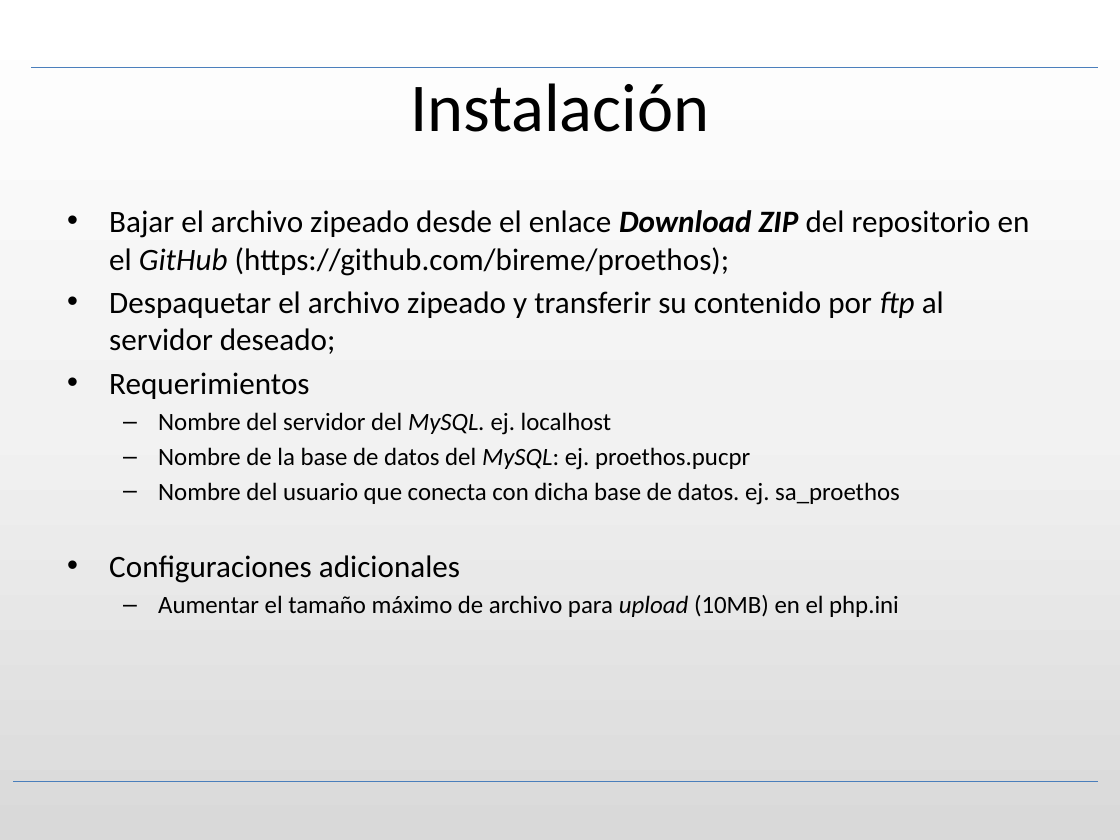
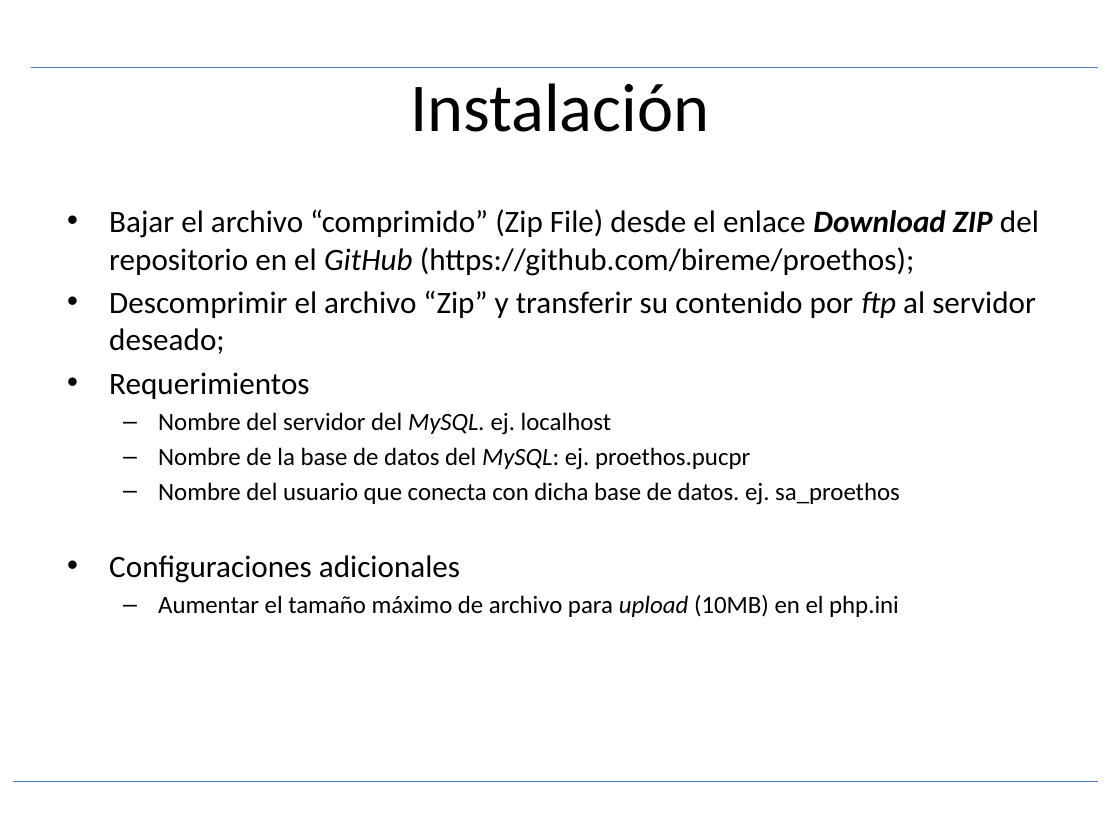
Before and after one commit to bireme/proethos, a slide deck: slide 4 of _documents/presentation/ProEthos - es_ES - v0.14.52.pptx. Drawn at 1120x840 pixels with LibreOffice and Linux fonts; fonts in the diff are those of the drawing; background and template pictures are left out. Boxes give left, top, right and bottom in pixels: in the first picture for what was removed or moved away, otherwise in the second. Text is boxed around its words. In the diff, an @@ line names an element or a change of style, - is before the commit and + after.

```diff
--- a/_documents/presentation/ProEthos - es_ES - v0.14.52.pptx
+++ b/_documents/presentation/ProEthos - es_ES - v0.14.52.pptx
@@ background gradient #FFFFFF to #F2F2F2 to #D9D9D9 to #FFFFFF @@
@@ text at (x1=109, y1=209, x2=1039, y2=354): text changed @@
-• Bajar el archivo zipeado desde el enlace Download ZIP del repositorio en el GitHub (https://github.com/bireme/proethos);
-• Despaquetar el archivo zipeado y transferir su contenido por ftp al servidor deseado;
+• Bajar el archivo “comprimido” (Zip File) desde el enlace Download ZIP del repositorio en el GitHub (https://github.com/bireme/proethos);
+• Descomprimir el archivo “Zip” y transferir su contenido por ftp al servidor deseado;
```
Also in this commit, not shown: 33 other slides changed, 3 other files.
